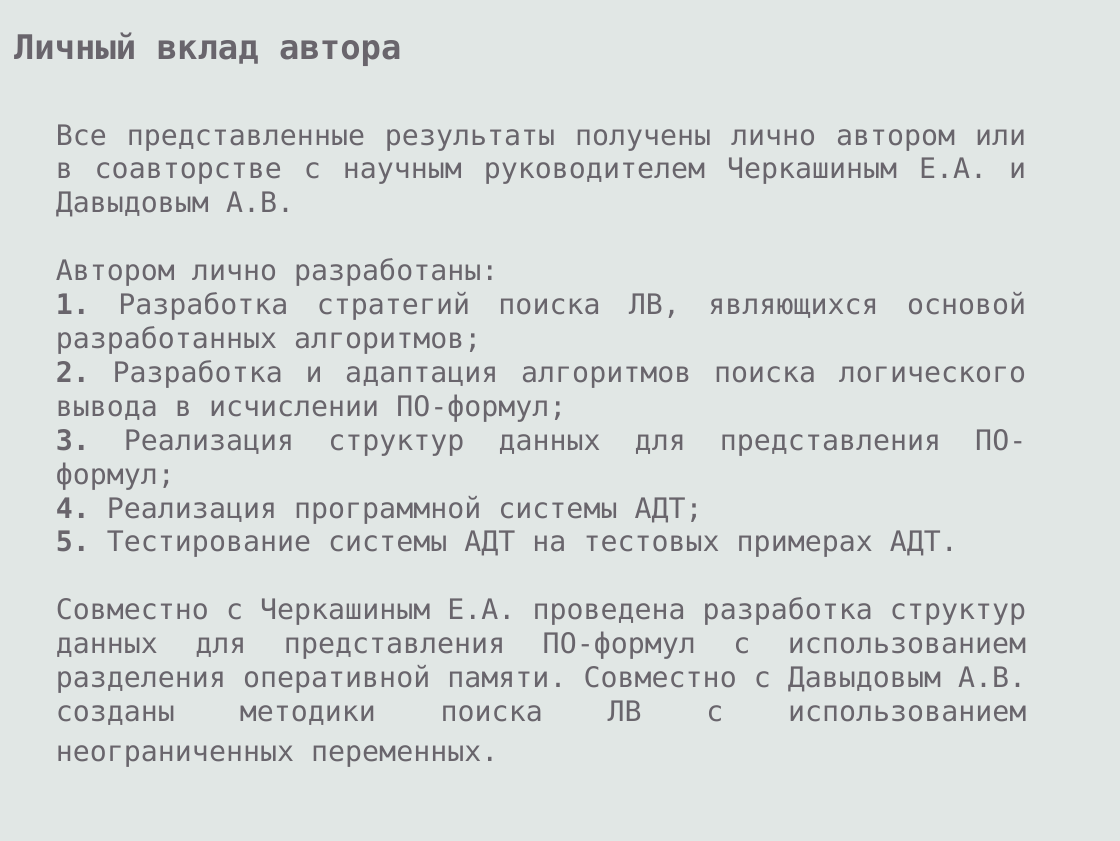
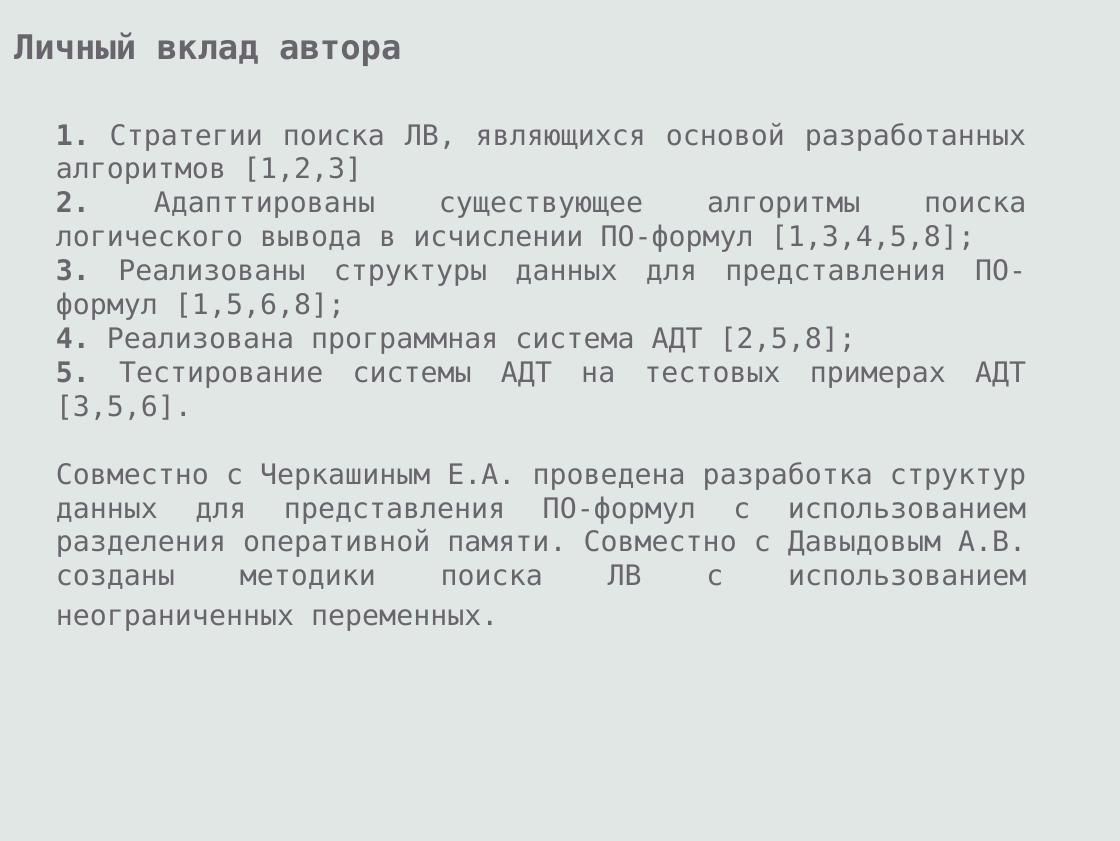
Before and after one commit to eugeneai/prisnif, a slide deck: slide 18 of brick/pres/pacman.odp (slide 15 before the commit). Drawn at 1120x841 pixels with LibreOffice and Linux fonts; fonts in the diff are those of the drawing. Boxes give left, top, right and bottom in pixels: in the first picture for what was removed or moved away, otherwise in the second. Text is boxed around its words. In the diff, an @@ line names an element or a change of style, - is before the commit and + after.

```diff
--- a/brick/pres/pacman.odp
+++ b/brick/pres/pacman.odp
@@ text at (x1=56, y1=123, x2=1026, y2=420): text changed @@
-Все представленные результаты получены лично автором или в соавторстве с научным руководителем Черкашиным Е.А. и Давыдовым А.В.
-Автором лично разработаны:
-1. Разработка стратегий поиска ЛВ, являющихся основой разработанных алгоритмов;
-2. Разработка и адаптация алгоритмов поиска логического вывода в исчислении ПО-формул;
-3. Реализация структур данных для представления ПО-формул;
-4. Реализация программной системы АДТ;
-5. Тестирование системы АДТ на тестовых примерах АДТ.
+1. Стратегии поиска ЛВ, являющихся основой разработанных алгоритмов [1,2,3]
+2. Адапттированы существующее алгоритмы поиска логического вывода в исчислении ПО-формул [1,3,4,5,8];
+3. Реализованы структуры данных для представления ПО-формул [1,5,6,8];
+4. Реализована программная система АДТ [2,5,8];
+5. Тестирование системы АДТ на тестовых примерах АДТ [3,5,6].
```
Also in this commit, not shown: 7 other slides changed, 3 slides added, 4 other files.
